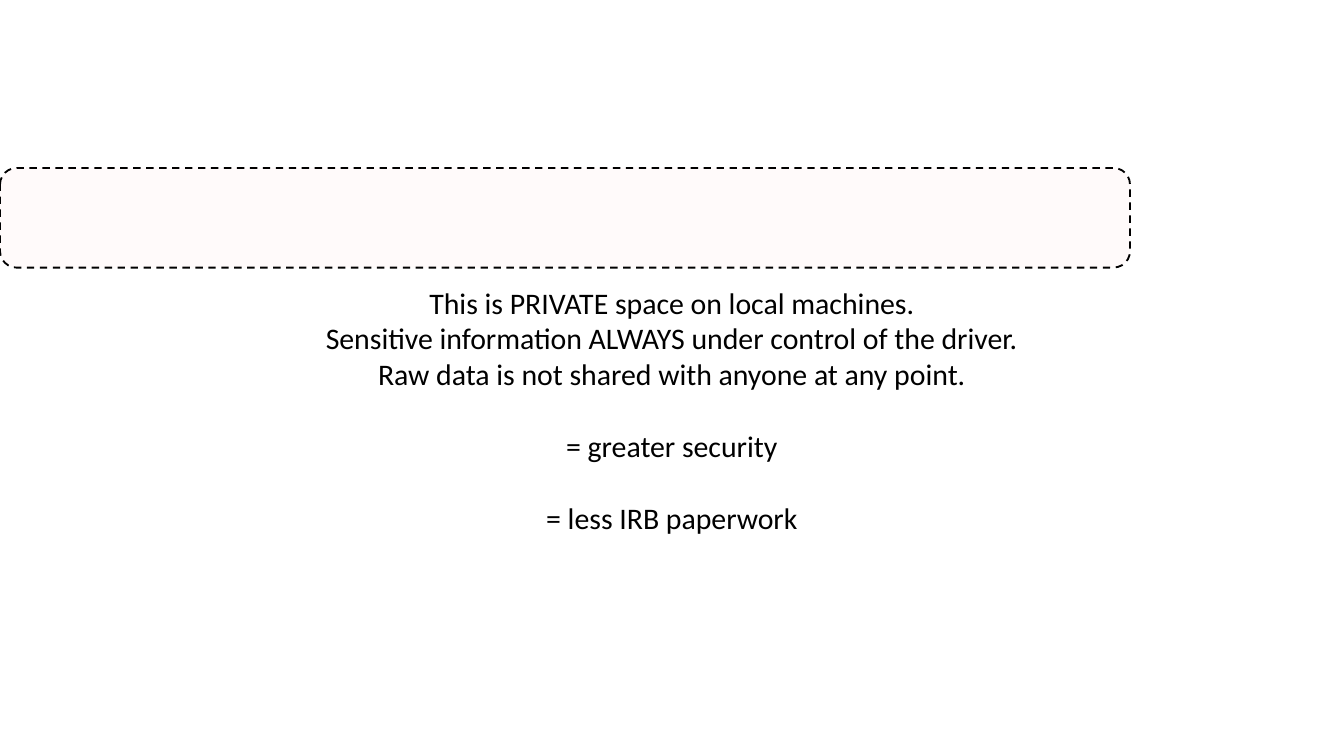
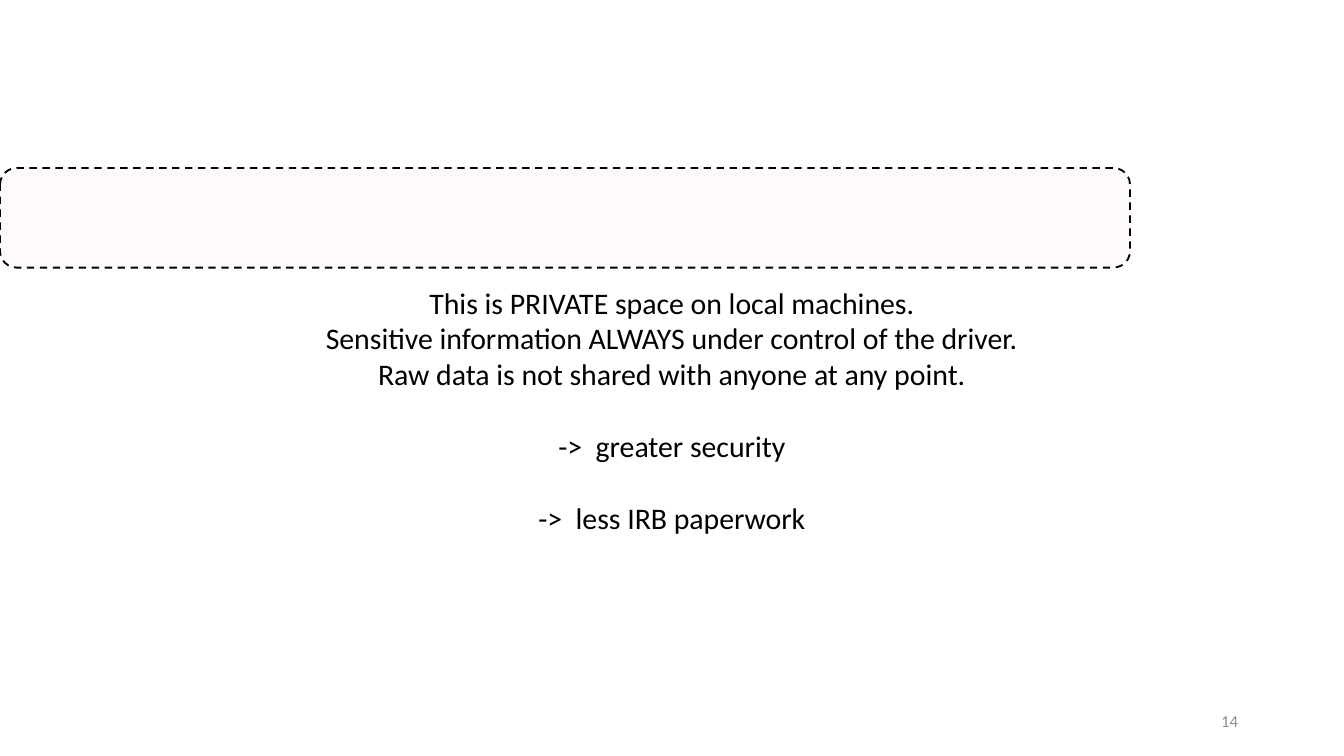
Before and after one commit to IALSA/IALSA-2015-Portland, a slide deck: slide 14 of pubs/2016-talks/2016-06-09-cpa/ppt/koval-etal-2016-06-10-cpa.pptx. Drawn at 1344x756 pixels with LibreOffice and Linux fonts; fonts in the diff are those of the drawing; background and template pictures are left out. Boxes give left, top, right and bottom in pixels: in the first picture for what was removed or moved away, otherwise in the second. Text is boxed around its words. In the diff, an @@ line names an element or a change of style, - is before the commit and + after.

```diff
--- a/pubs/2016-talks/2016-06-09-cpa/ppt/koval-etal-2016-06-10-cpa.pptx
+++ b/pubs/2016-talks/2016-06-09-cpa/ppt/koval-etal-2016-06-10-cpa.pptx
@@ text at (576, 436, 805, 534): text changed @@
-= greater security
-= less IRB paperwork
+-> greater security
+-> less IRB paperwork
@@ page number added at (1221, 716, 1238, 727), 9 pt, text #8C8C8C @@
+14
```
Also in this commit, not shown: 32 other slides changed.
